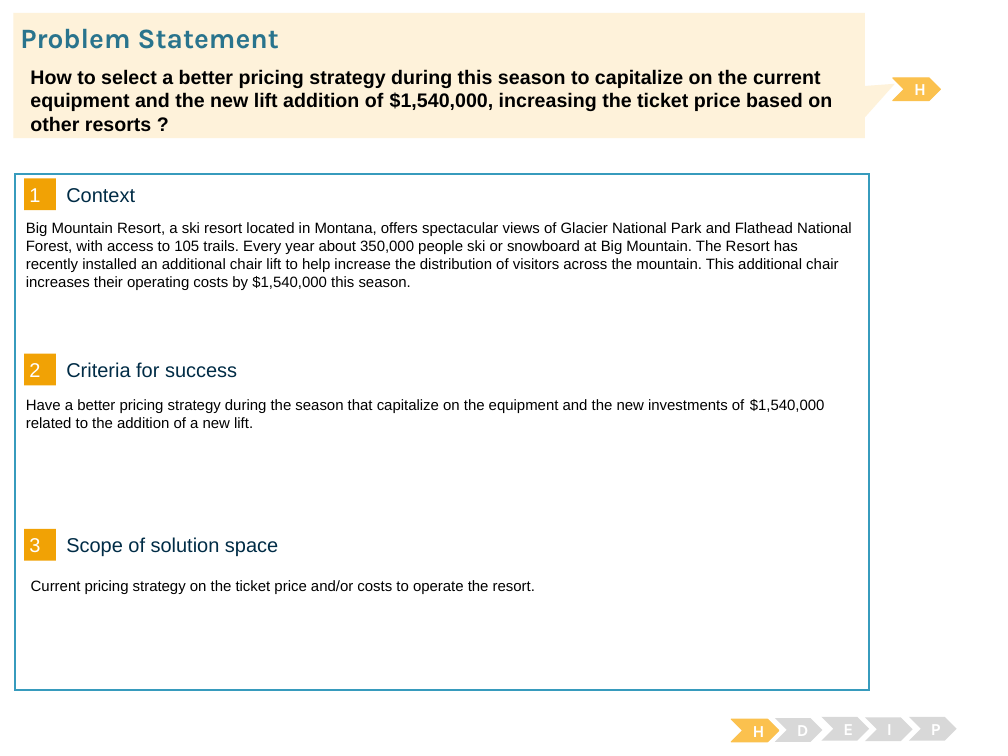
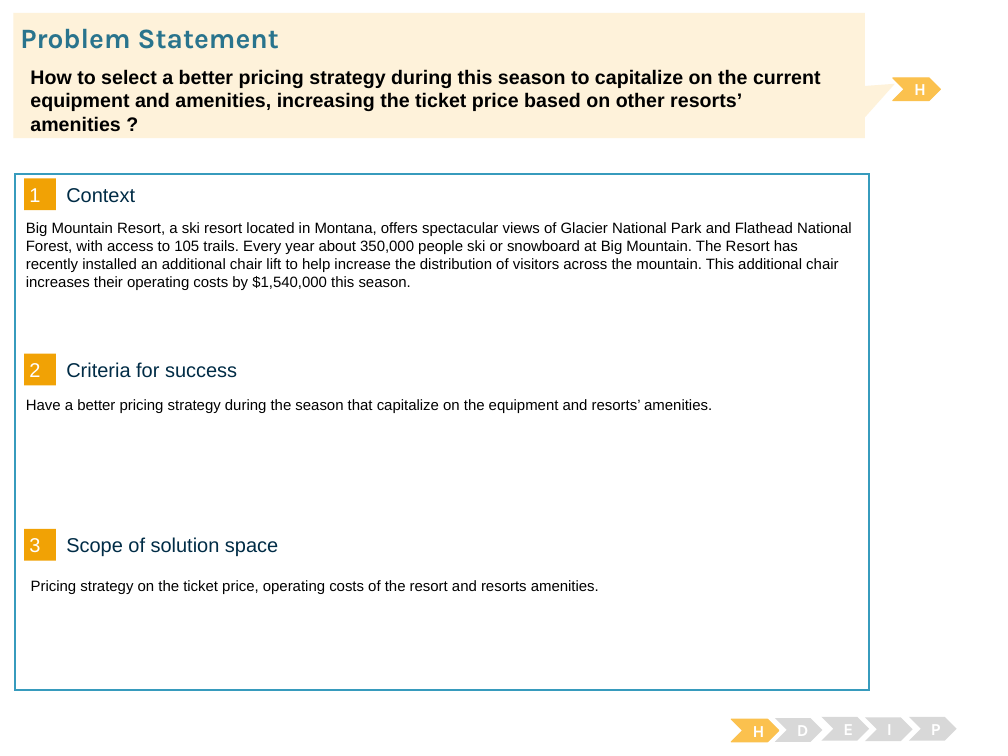
Before and after one commit to danpfc/DataScienceGuidedCapstone, a slide deck: slide 3 of Daniel Cardoso PSW - Guided Capstone 1 - Final Presentation - V2.pptx. Drawn at 1008x756 pixels with LibreOffice and Linux fonts; fonts in the diff are those of the drawing. Boxes give left, top, right and bottom in pixels: in the first picture for what was removed or moved away, otherwise in the second. Text is boxed around its words. In the diff, an @@ line names an element or a change of style, - is before the commit and + after.

Commit message:
Update Daniel Cardoso PSW - Guided Capstone 1 - Final Presentation - V2.pptx
Reviewed the problem statement based on mentor's feedback

```diff
--- a/Daniel Cardoso PSW - Guided Capstone 1 - Final Presentation - V2.pptx
+++ b/Daniel Cardoso PSW - Guided Capstone 1 - Final Presentation - V2.pptx
@@ text at [30, 69, 821, 111]: text changed @@
-How to select a better pricing strategy during this season to capitalize on the current equipment and the new lift addition of $1,540,000, increasing the ticket price based on other resorts ?
+How to select a better pricing strategy during this season to capitalize on the current equipment and amenities, increasing the ticket price based on other resorts’ amenities ?
@@ text at [26, 399, 712, 413]: text changed @@
-Have a better pricing strategy during the season that capitalize on the equipment and the new investments of $1,540,000 related to the addition of a new lift.
+Have a better pricing strategy during the season that capitalize on the equipment and resorts’ amenities.
@@ text at [31, 580, 599, 594]: text changed @@
-Current pricing strategy on the ticket price and/or costs to operate the resort.
+Pricing strategy on the ticket price, operating costs of the resort and resorts amenities.
```
